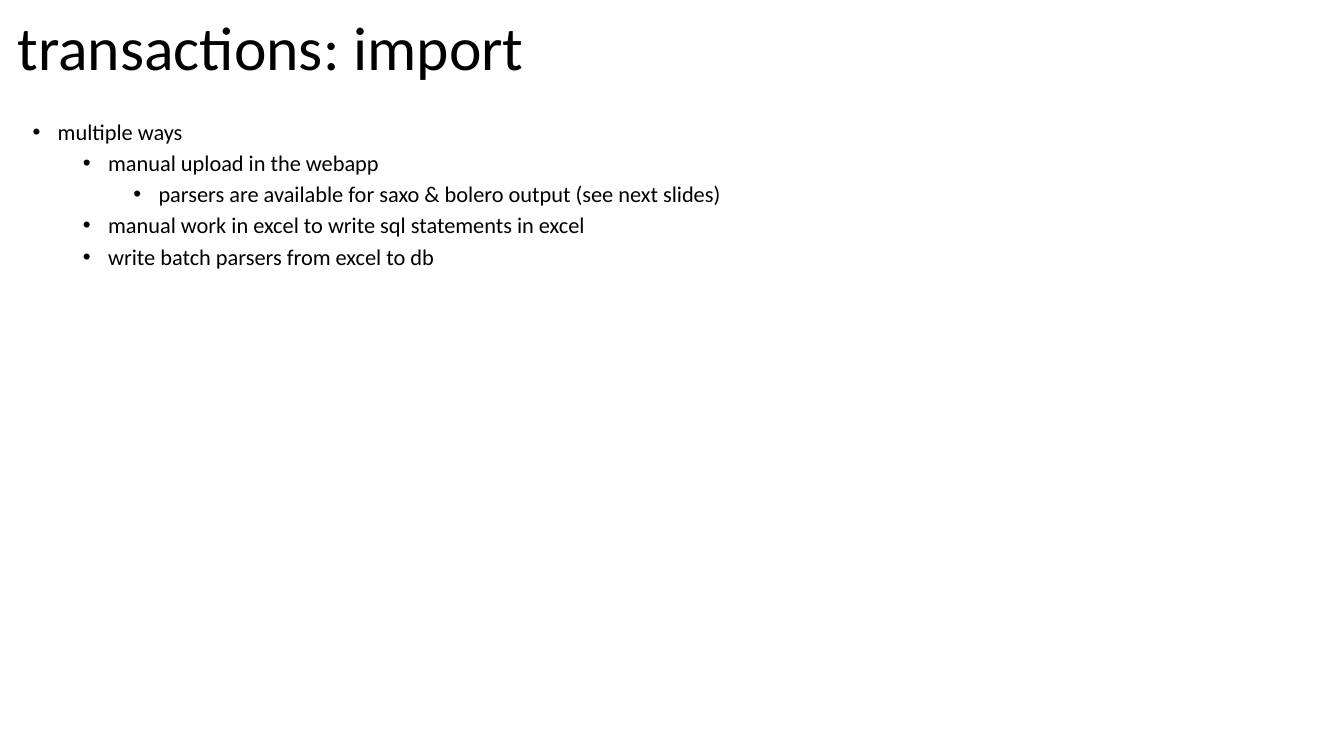
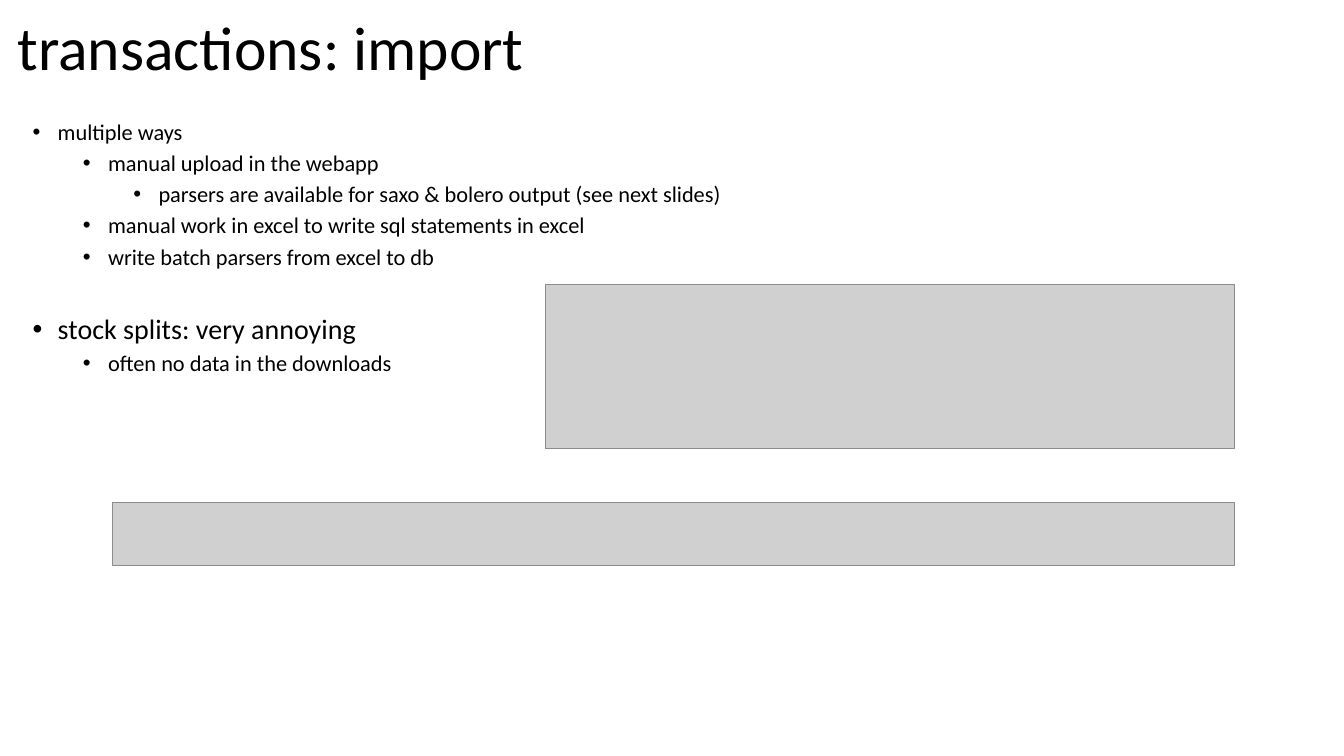
Before and after one commit to jorritvm/stocks_dashboard, a slide deck: slide 17 of doc/stock_dashboard_documentation.pptx. Drawn at 1344x756 pixels with LibreOffice and Linux fonts; fonts in the diff are those of the drawing; grey boxes stand for pictures. Boxes give left, top, right and bottom in pixels: in the first picture for what was removed or moved away, otherwise in the second. Text is boxed around its words. In the diff, an @@ line names an element or a change of style, - is before the commit and + after.

```diff
--- a/doc/stock_dashboard_documentation.pptx
+++ b/doc/stock_dashboard_documentation.pptx
@@ picture added at [545,284,1234,449] @@
@@ text at [58,319,391,371]: paragraphs added @@
+• stock splits: very annoying
+  • often no data in the downloads
@@ picture added at [112,502,1234,566] @@
```
Also in this commit, not shown: 2 other slides changed, 1 slide removed, 4 other files.
